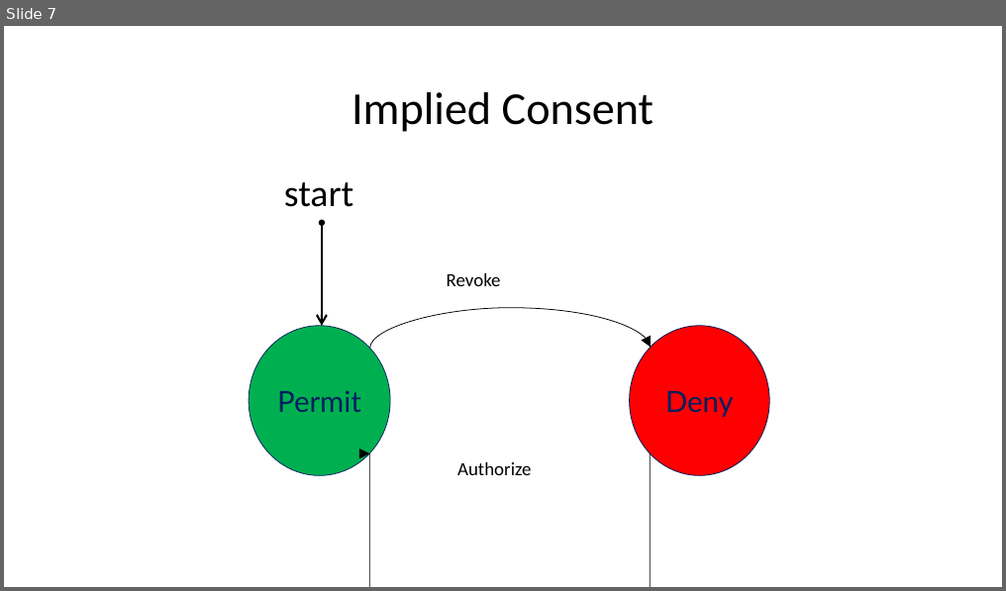
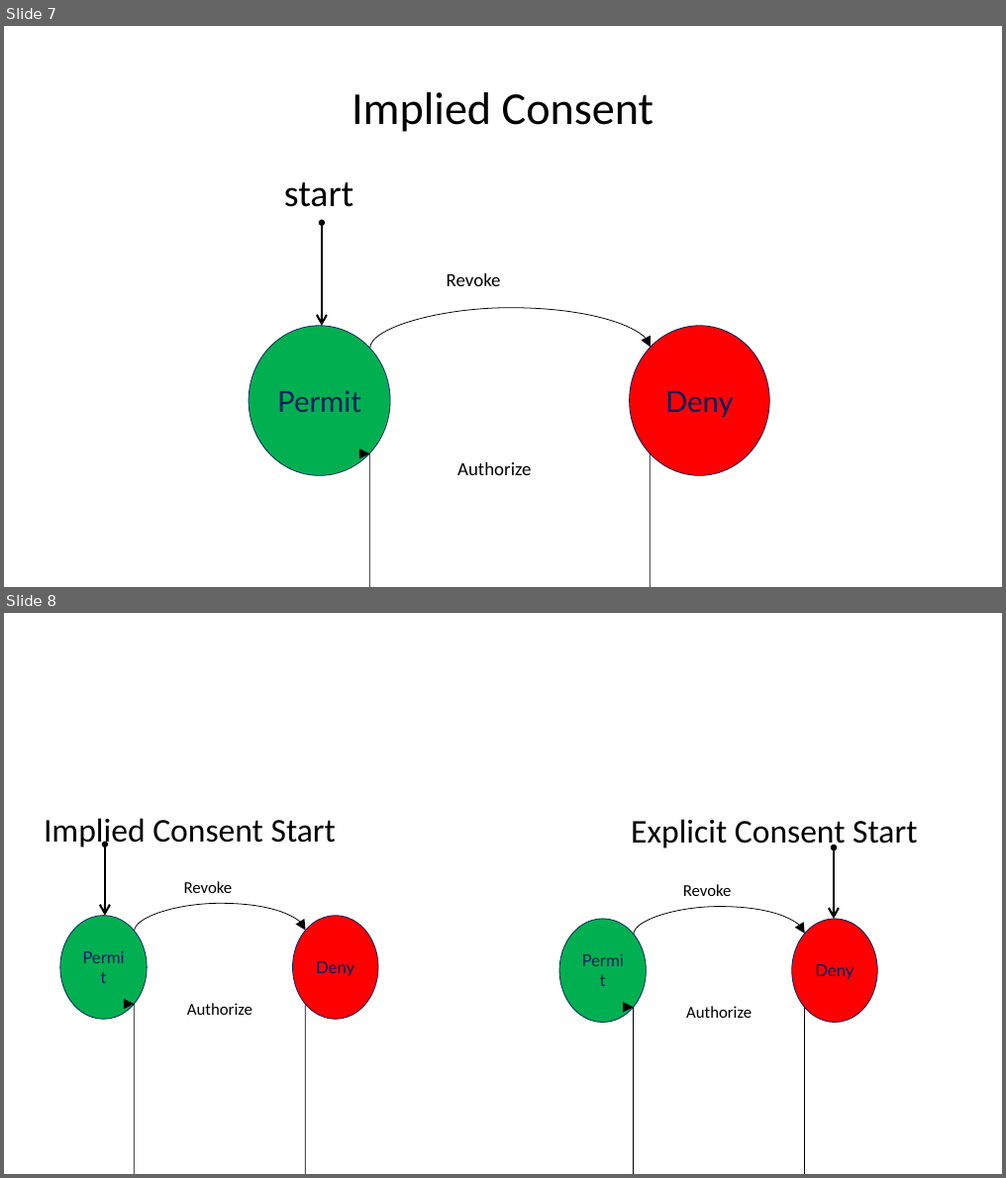
Before and after one commit to IHE/IT-Infrastructure, a slide deck: MHDS/Diagrams.pptx. Shown one above the other, each under a label of ours: slide 7 before the commit, slides 7 and 8 after it. The pictures are 1006x591 and 1006x1178 pixels, drawn with LibreOffice and Linux fonts; fonts in the diff are those of the drawing. Boxes give left, top, right and bottom in pixels: in the first picture for what was removed or moved away, otherwise in the second. Text is boxed around its words. In the diff, an @@ line names an element or a change of style, - is before the commit and + after.

Commit message:
updated consent

```diff
--- a/MHDS/Diagrams.pptx
+++ b/MHDS/Diagrams.pptx
@@ slide 8 added at (4,613,1002,1174), background #FFFFFF @@
@@ text added at (44,818,336,851), 32 pt, text #000000 @@
+Implied Consent Start
@@ text added at (631,819,917,851), 32 pt, text #000000 @@
+Explicit Consent Start
@@ double arrow added from (105, 845) to (105, 916), #000000 2 pt @@
@@ double arrow added from (834, 848) to (834, 919), #000000 2 pt @@
@@ curved arrow added from (135, 931) to (306, 931), #000000 0.75 pt @@
@@ text added at (184,881,233,893), 16 pt, text #000000 @@
+Revoke
@@ curved arrow added from (634, 934) to (805, 934), #000000 0.75 pt @@
@@ text added at (683,884,732,896), 16 pt, text #000000 @@
+Revoke
@@ ellipse added at (60,916,147,1019), fill #00B050, outline #002060 0.75 pt, 16 pt, text #002060 @@
+Permit
@@ ellipse added at (293,916,378,1019), fill #FF0000, outline #002060 0.75 pt, 16 pt, text #002060 @@
+Deny
@@ ellipse added at (559,919,646,1023), fill #00B050, outline #002060 0.75 pt, 16 pt, text #002060 @@
+Permit
@@ ellipse added at (792,919,877,1023), fill #FF0000, outline #002060 0.75 pt, 16 pt, text #002060 @@
+Deny
@@ curved arrow added from (305, 1004) to (135, 1004), #000000 0.75 pt @@
@@ text added at (187,1003,252,1015), 16 pt, text #000000 @@
+Authorize
@@ curved arrow added from (804, 1008) to (634, 1008), #000000 0.75 pt @@
@@ text added at (686,1006,751,1018), 16 pt, text #000000 @@
+Authorize
```
Also in this commit, not shown: 2 other files.
